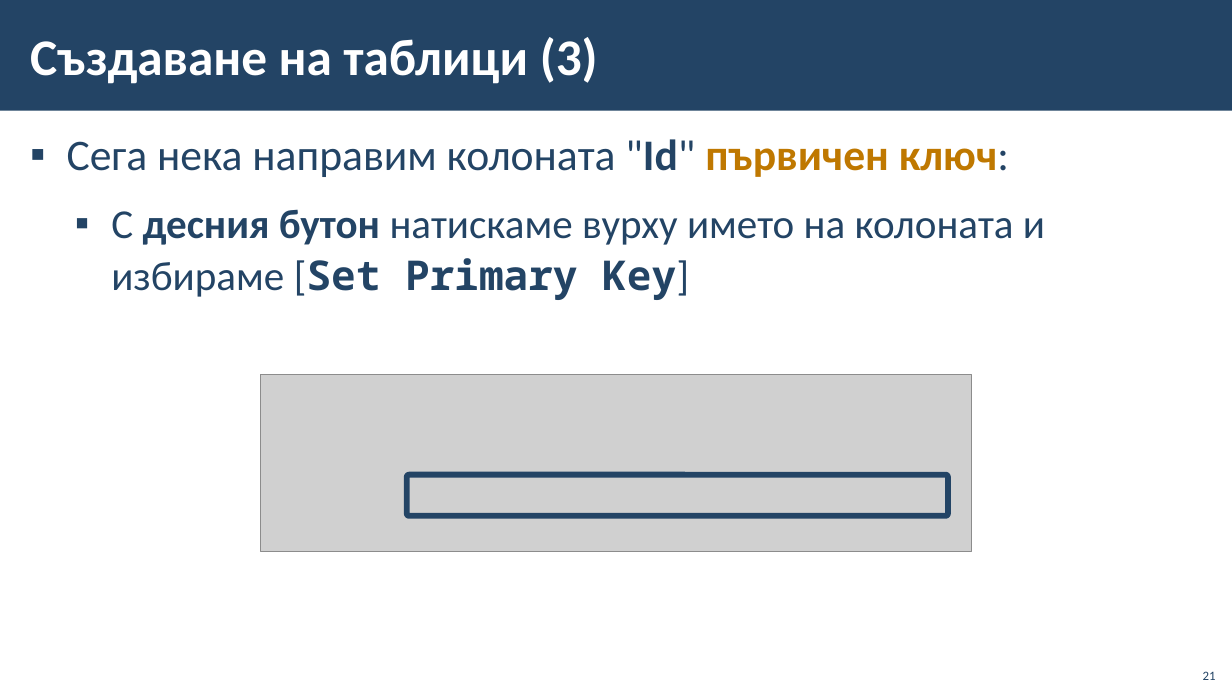
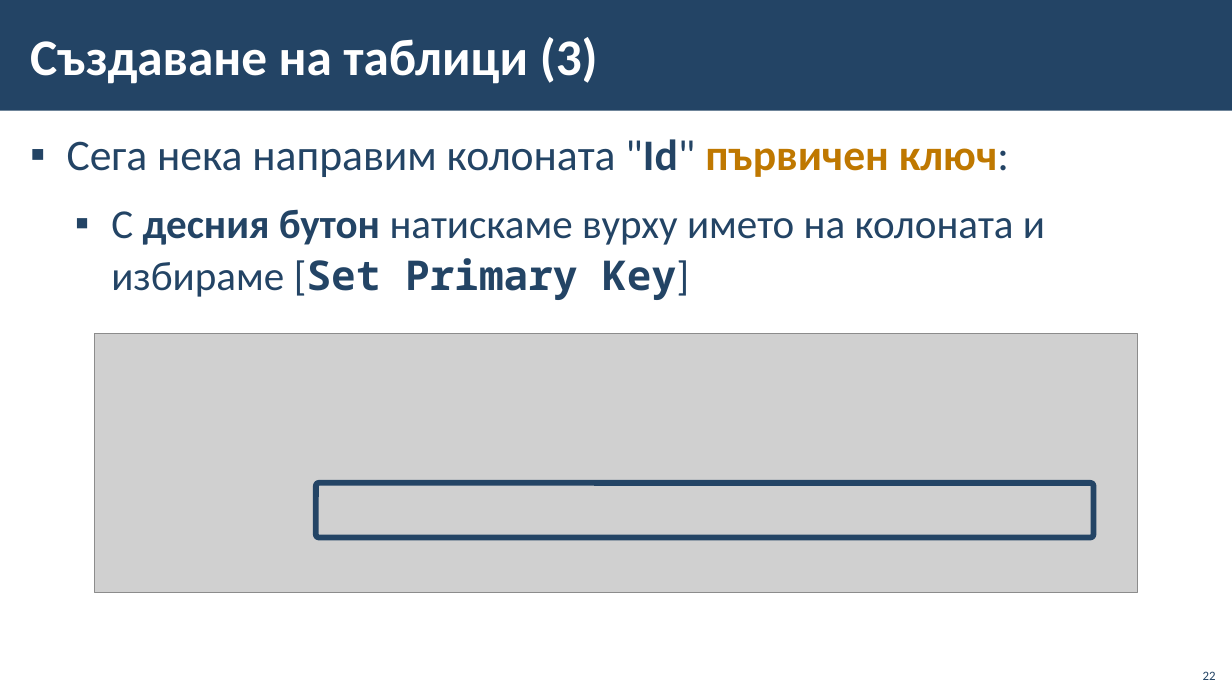
Before and after one commit to BG-IT-Edu/School-Programming, a slide deck: slide 22 of Courses/Software-Sciences/Module-3-Databases-New/07-Modeling-Databases/06-Modeling-Databases.pptx (slide 21 before the commit). Drawn at 1232x693 pixels with LibreOffice and Linux fonts; fonts in the diff are those of the drawing; grey boxes stand for pictures; background and template pictures are left out. Boxes give left, top, right and bottom in pixels: in the first picture for what was removed or moved away, otherwise in the second. Text is boxed around its words. In the diff, an @@ line names an element or a change of style, - is before the commit and + after.

```diff
--- a/Courses/Software-Sciences/Module-3-Databases-New/07-Modeling-Databases/06-Modeling-Databases.pptx
+++ b/Courses/Software-Sciences/Module-3-Databases-New/07-Modeling-Databases/06-Modeling-Databases.pptx
@@ picture: place and size @@
-picture at box(260, 374, 971, 551)
+picture at box(95, 334, 1138, 592)
@@ rounded rectangle: place and size @@
-rounded rectangle at box(407, 475, 948, 517)
+rounded rectangle at box(316, 483, 1094, 538)
@@ page number at box(1203, 671, 1216, 680): text changed @@
-21
+22
```
Also in this commit, not shown: 20 other slides changed, 1 slide added, 1 other file.
